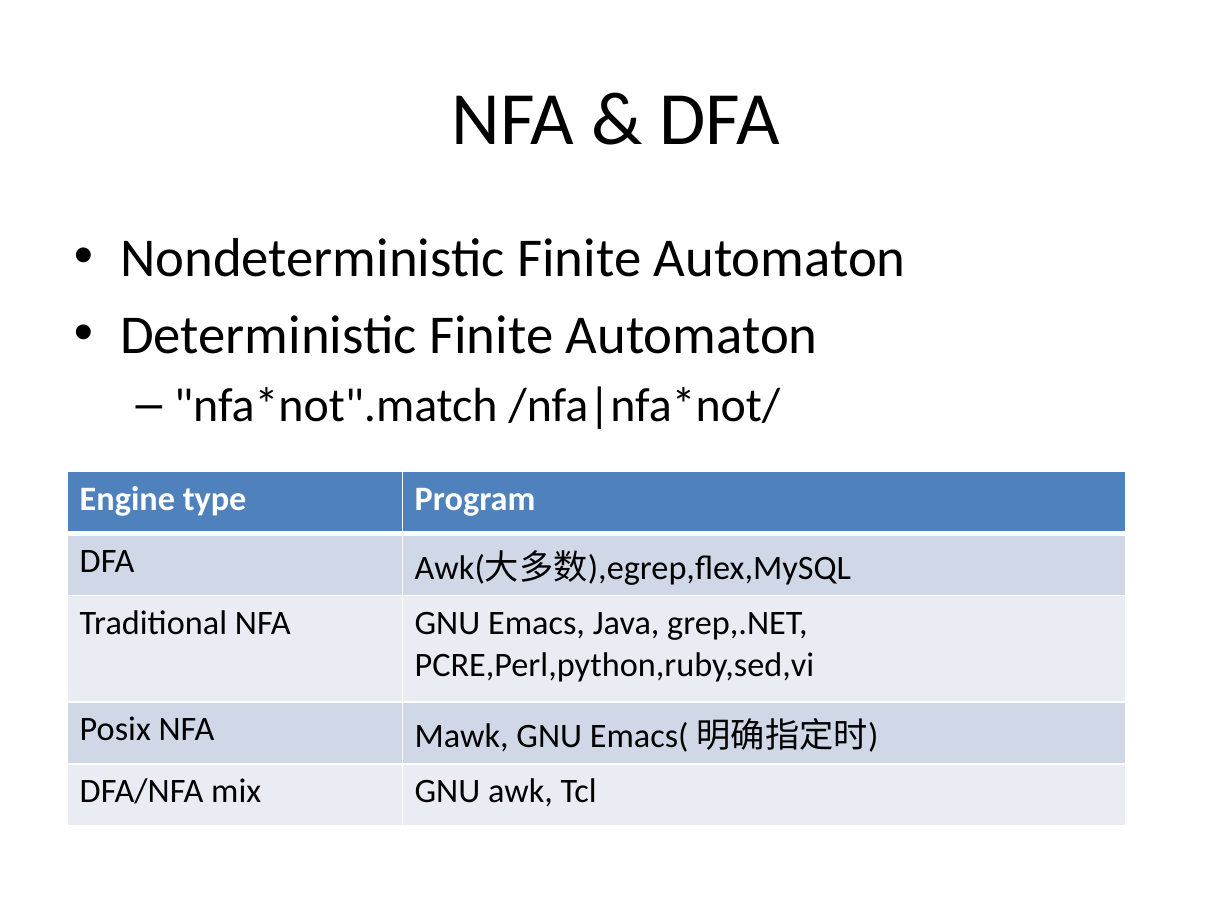
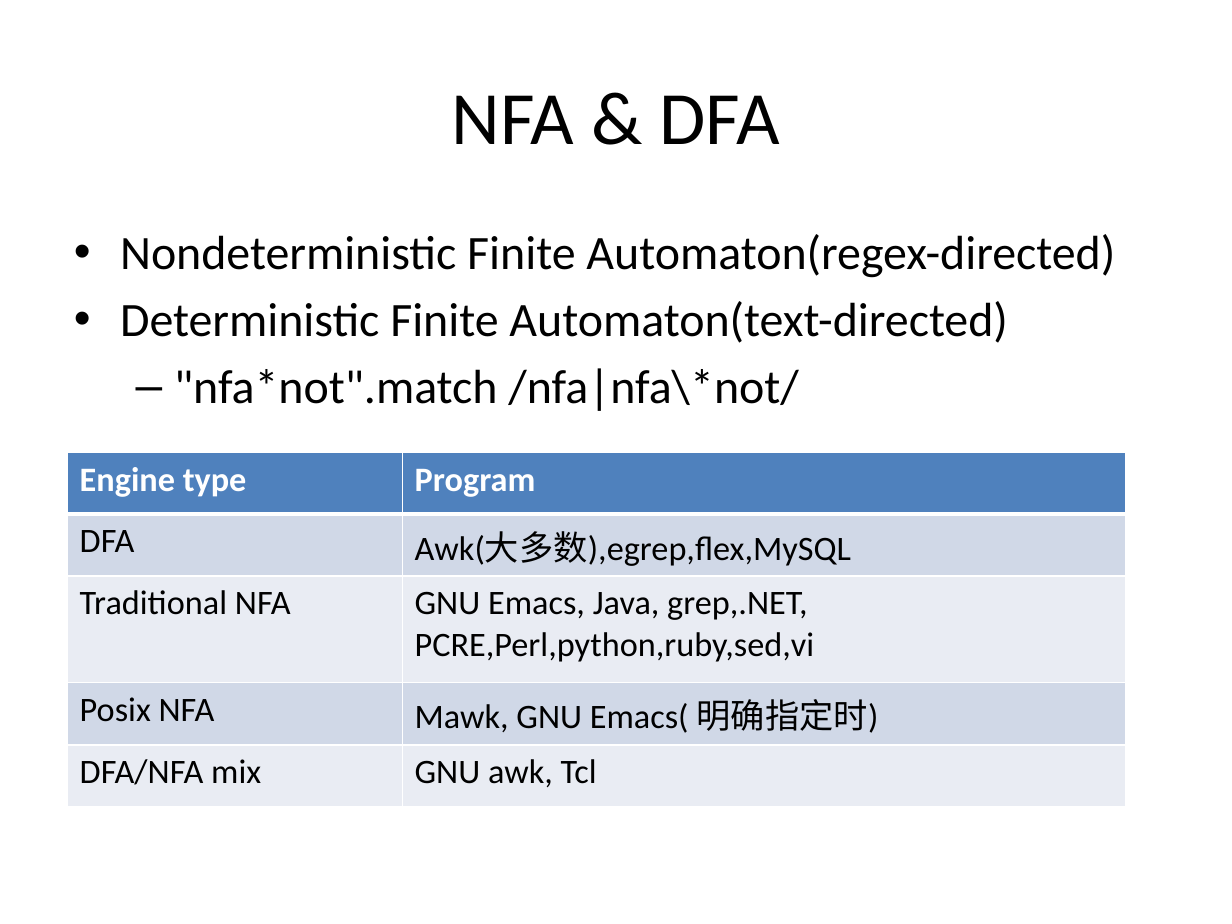
Before and after one commit to qszhuan/codes, a slide deck: slide 4 of regex/Regular Expression.pptx. Drawn at 1232x924 pixels with LibreOffice and Linux fonts; fonts in the diff are those of the drawing. Boxes give left, top, right and bottom in pixels: in the first picture for what was removed or moved away, otherwise in the second. Text is boxed around its words. In the diff, an @@ line names an element or a change of style, - is before the commit and + after.

```diff
--- a/regex/Regular Expression.pptx
+++ b/regex/Regular Expression.pptx
@@ text at [120,234,1115,411]: text changed; size 32 to 28 pt @@
-• Nondeterministic Finite Automaton
-• Deterministic Finite Automaton
-  – "nfa*not".match /nfa|nfa*not/
+• Nondeterministic Finite Automaton(regex-directed)
+• Deterministic Finite Automaton(text-directed)
+  – "nfa*not".match /nfa|nfa\*not/
@@ table: place and size @@
-table at [68,472,1126,824]
+table at [68,452,1126,804]
```
Also in this commit, not shown: 1 other slide changed, 1 other file.
